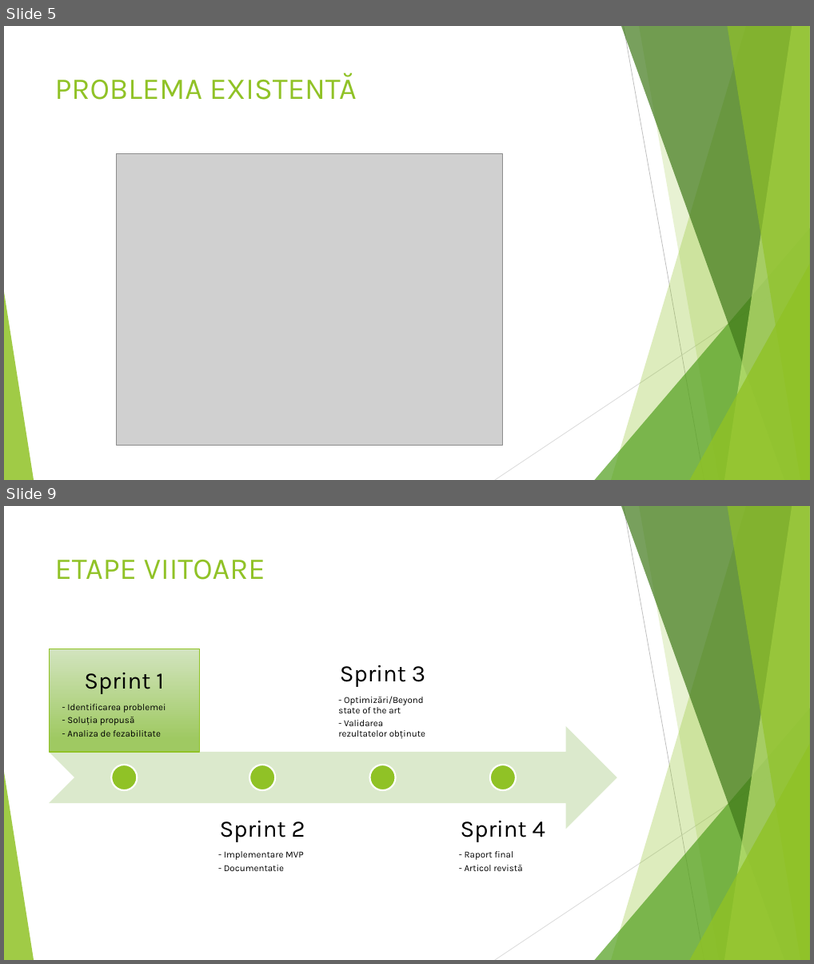
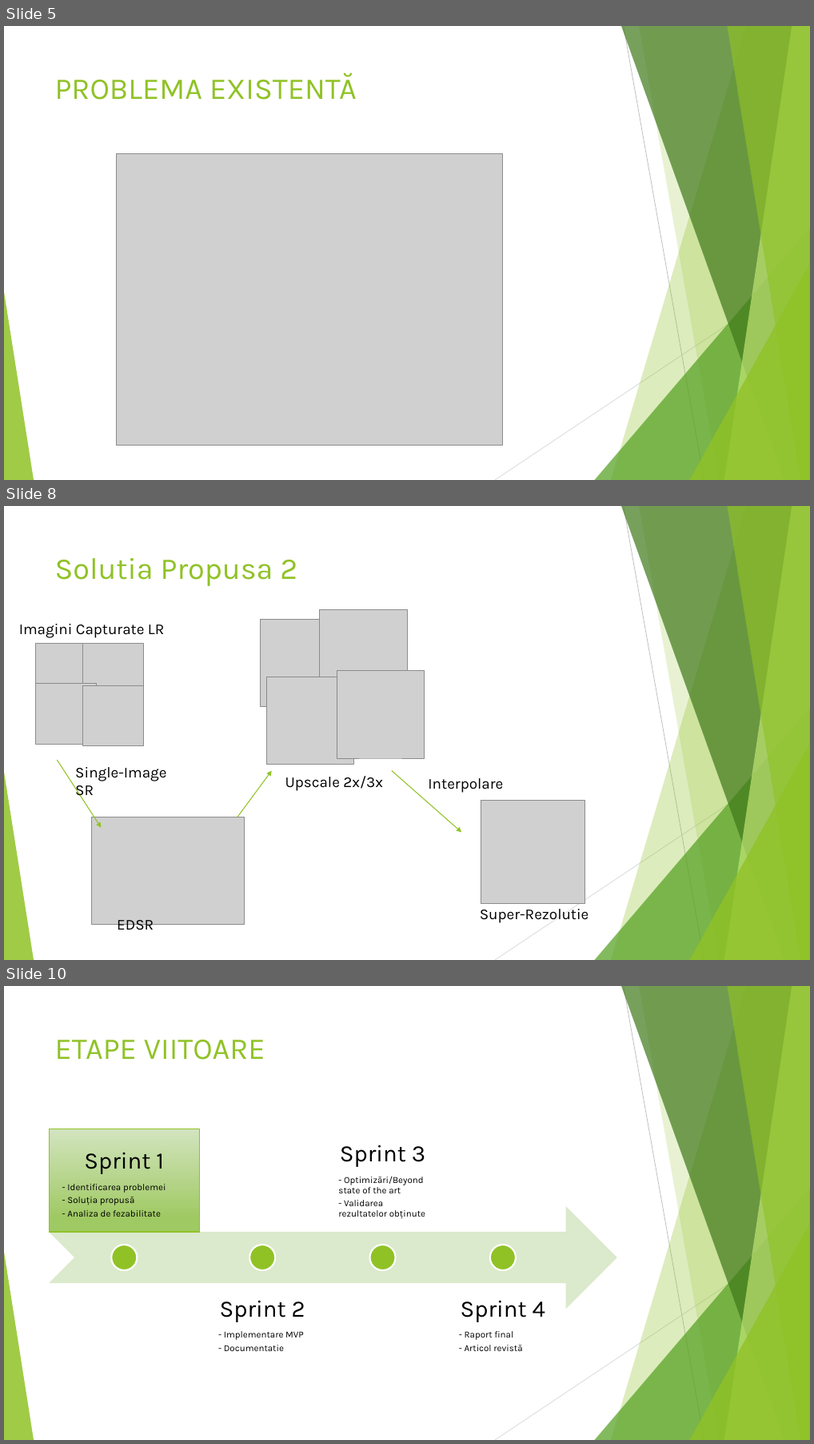
Before and after one commit to DragoshAndrei/SuperResolution_ACI, a slide deck: SUPER RESOLUTION A SPATIAL SUBPIXEL INTERPOLATION TECHNIQUE_sprint_1.pptx. Shown one above the other, each under a label of ours: slides 5 and 9 before the commit, slides 5, 8 and 10 after it; the slides between them are not shown. The pictures are 814x964 and 814x1444 pixels, drawn with LibreOffice and Linux fonts; fonts in the diff are those of the drawing; grey boxes stand for pictures. Boxes give left, top, right and bottom in pixels: in the first picture for what was removed or moved away, otherwise in the second. Text is boxed around its words. In the diff, an @@ line names an element or a change of style, - is before the commit and + after.

```diff
--- a/SUPER RESOLUTION A SPATIAL SUBPIXEL INTERPOLATION TECHNIQUE_sprint_1.pptx
+++ b/SUPER RESOLUTION A SPATIAL SUBPIXEL INTERPOLATION TECHNIQUE_sprint_1.pptx
@@ slide 8 added at [4,506,810,960], background #FFFFFF; not listed: 10 template elements that a slide beside it also shows @@
@@ title added at [55,558,298,586], 36 pt, text #90C226 @@
+Solutia Propusa 2
@@ text added at [19,624,164,638], 18 pt, text #000000 @@
+Imagini Capturate LR
@@ picture added at [261,619,348,706] @@
@@ picture added at [320,610,407,697] @@
@@ picture added at [35,644,96,704] @@
@@ picture added at [82,644,143,704] @@
@@ picture added at [338,671,425,758] @@
@@ picture added at [35,684,96,744] @@
@@ picture added at [82,686,143,746] @@
@@ picture added at [267,676,354,764] @@
@@ arrow added from (58, 760) to (102, 828), #90C226 1 pt @@
@@ text added at [75,767,166,800], 18 pt, text #000000 @@
+Single-Image SR
@@ arrow added from (238, 816) to (272, 770), #90C226 1 pt @@
@@ text added at [286,776,383,791], 18 pt, text #000000 @@
+Upscale 2x/3x
@@ arrow added from (392, 770) to (462, 832), #90C226 1 pt @@
@@ text added at [428,778,503,792], 18 pt, text #000000 @@
+Interpolare
@@ picture added at [91,817,244,924] @@
@@ picture added at [481,800,585,904] @@
@@ text added at [480,908,590,923], 18 pt, text #000000 @@
+Super-Rezolutie
@@ text added at [117,920,154,934], 18 pt, text #000000 @@
+EDSR
@@ what was slide 9 is now slide 10 @@
```
Also in this commit, not shown: 3 slides changed, 1 other file.
